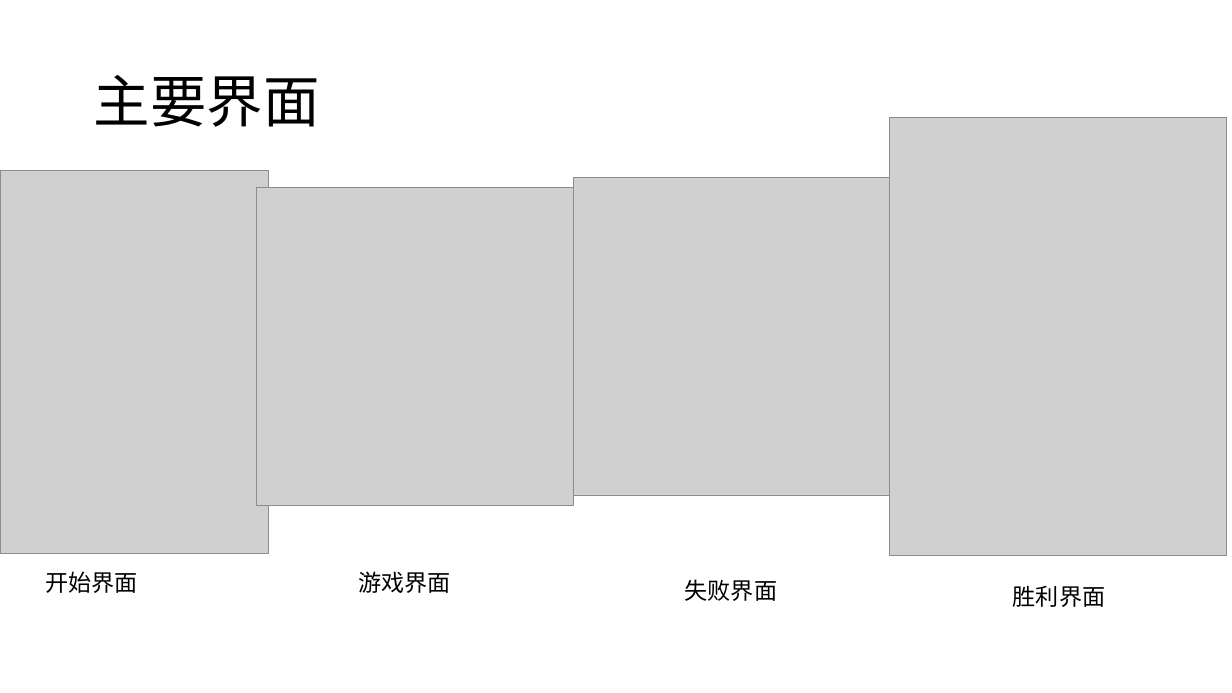
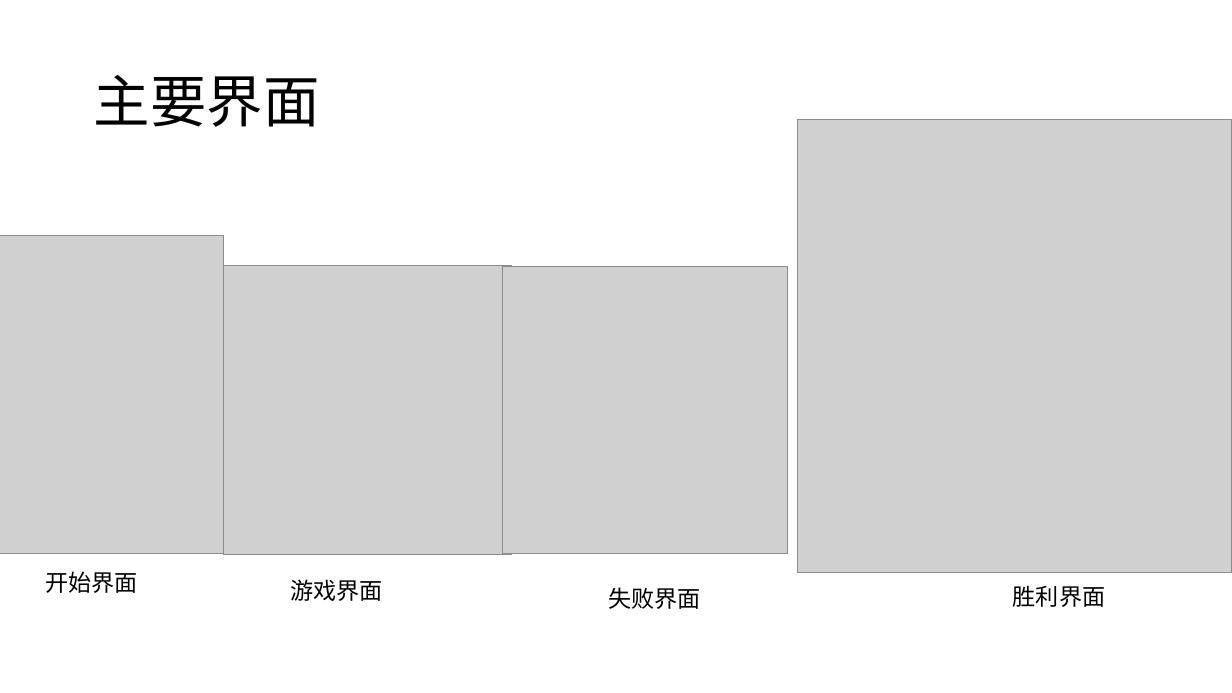
Before and after one commit to wzc506/mineswapper, a slide deck: slide 9 of uml.pptx. Drawn at 1232x693 pixels with LibreOffice and Linux fonts; fonts in the diff are those of the drawing; grey boxes stand for pictures. Boxes give left, top, right and bottom in pixels: in the first picture for what was removed or moved away, otherwise in the second. Text is boxed around its words. In the diff, an @@ line names an element or a change of style, - is before the commit and + after.

Commit message:
Intial commit

```diff
--- a/uml.pptx
+++ b/uml.pptx
@@ picture: place and size @@
-picture at [890, 117, 1227, 555]
+picture at [798, 119, 1232, 572]
@@ picture: place and size @@
-picture at [0, 171, 269, 555]
+picture at [0, 236, 224, 555]
@@ picture: place and size @@
-picture at [256, 188, 574, 506]
+picture at [224, 265, 512, 555]
@@ picture: place and size @@
-picture at [574, 177, 890, 496]
+picture at [503, 267, 787, 555]
@@ text "游戏界面": place and size @@
-text "游戏界面" at [358, 571, 450, 593]
+text "游戏界面" at [290, 579, 382, 601]
@@ text "失败界面": place and size @@
-text "失败界面" at [685, 579, 777, 601]
+text "失败界面" at [608, 587, 700, 609]
```
